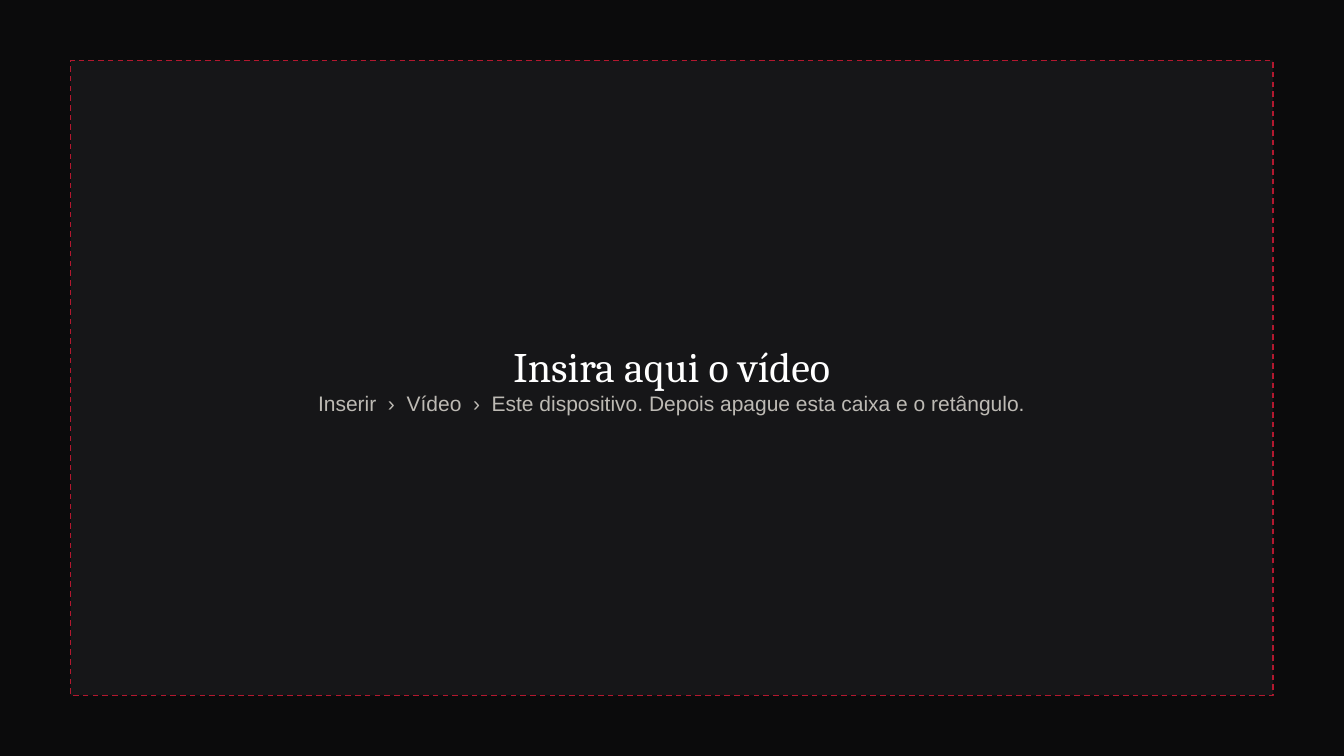
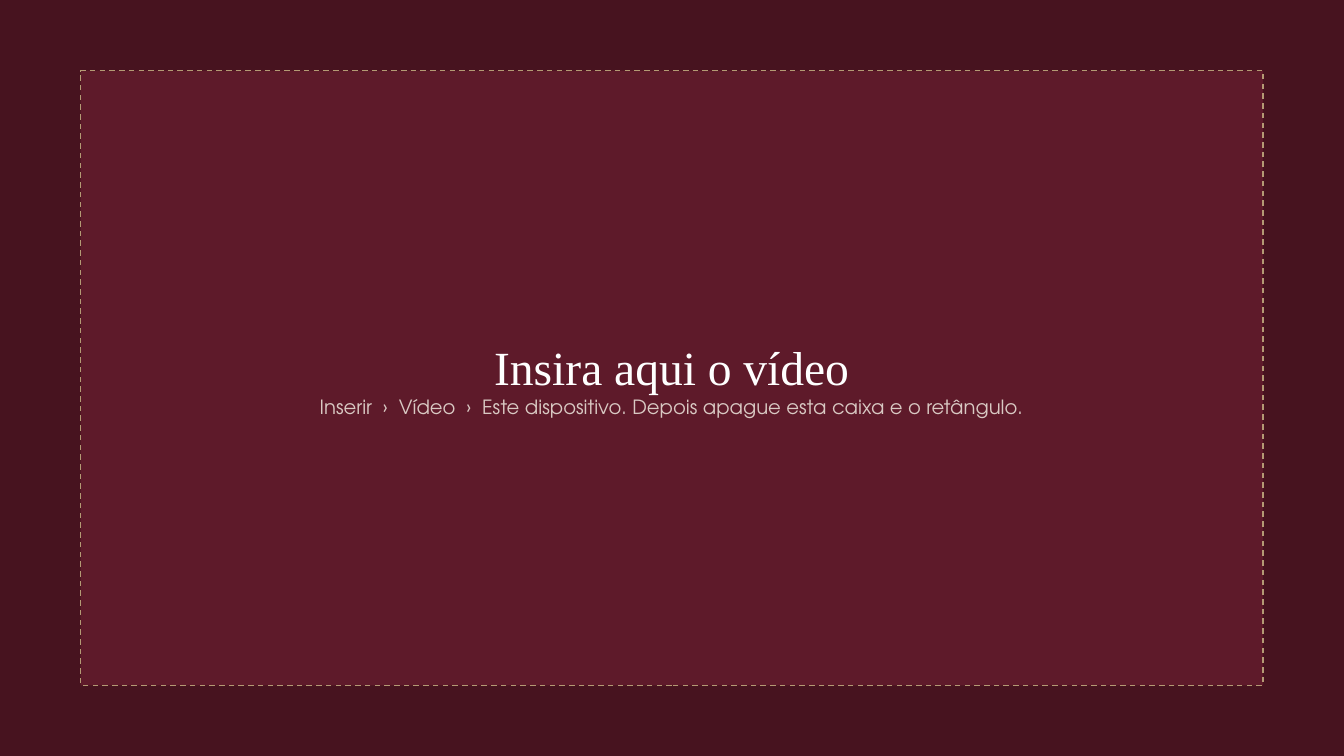
Before and after one commit to humbertovecchi/vecchi, a slide deck: slide 3 of entregas/Formacao-Internacional-Etapa-Miami.pptx. Drawn at 1344x756 pixels with LibreOffice and Linux fonts; fonts in the diff are those of the drawing. Boxes give left, top, right and bottom in pixels: in the first picture for what was removed or moved away, otherwise in the second. Text is boxed around its words. In the diff, an @@ line names an element or a change of style, - is before the commit and + after.

```diff
--- a/entregas/Formacao-Internacional-Etapa-Miami.pptx
+++ b/entregas/Formacao-Internacional-Etapa-Miami.pptx
@@ background #0B0B0C to #F6F3EE @@
@@ rectangle: place and size @@
-rectangle at bbox=[71, 60, 1273, 696]
+rectangle at bbox=[0, 0, 1344, 756]
@@ rectangle at bbox=[0, 0, 1344, 756]: fill #161618 to #47131F; outline #B3182F 1 pt dashed to #47131F 1 pt @@
@@ text "Insira aqui o vídeo" at bbox=[320, 352, 1022, 418]: size 30 to 34 pt, font Cambria to Times New Roman in "Insira aqui o vídeo"; size 15 to 14 pt, font Arial to TeX Gyre Adventor, text colour #BDBAB4 to #D9C9C3 in "Inserir › Vídeo › Este dispositivo. Depois ..." @@
@@ rectangle added at bbox=[81, 71, 1263, 686], fill #5E1A2A, outline #B49A74 1 pt dashed @@
```
Also in this commit, not shown: 8 other slides changed, 1 slide added, 1 slide removed, 10 other files.
